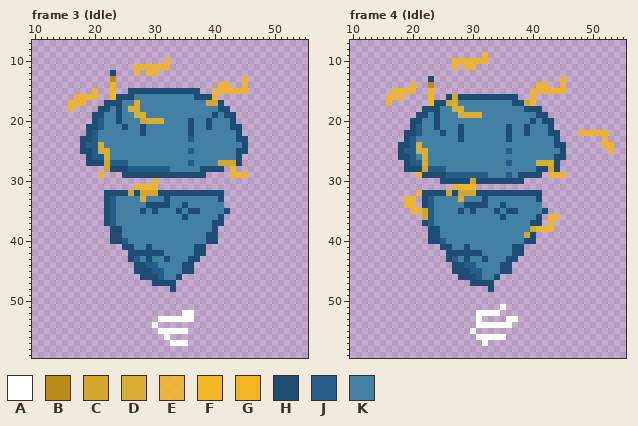
Edited in one commit: pixel-art file (Resources/Aseprite/RobotEnemies.aseprite). That is the earlier state.
64x64 pixels, 52 frames. Colours within 5 levels of each other are drawn and written as one. Shown: frame 3 (Idle): x 10..55, y 7..59; frame 4 (Idle): x 10..55, y 7..59. The commit also changed other frames, which this record leaves out.
Visible layers, top first: "Electricidad", "Roboton".
Palette (. is transparent): A #ffffff  B #bb8c18  C #d3a62c  D #d8ae33  E #f3b61fd9  F #f3b61ff9  G #f3b61f  H #1e4d74  J #245c8a  K #4281a4
Pixels before, frame 3 (Idle) (only the part around the change), first column x 10:
 7 ...........................................
 8 ...........................................
 9 ...........................................
10 ......................E....................
11 .................EEEEEE....................
12 .............H...E.EE......................
13 .............B.....................E.......
14 .............G.................EE..E.......
15 ..........E..G..HHHHHHHHHHHH..EEEEEE.......
16 .......EEEE..GHHHKKKKKKKKKKHHHE............
17 ......EEE...HHHKKDKKKKKKKKKKKCCH...........
18 ......E....HHKHKDDKKKKKKKKKKKKKHH..........
19 ..........HHKKHKKDDKKKKKKKKKKKHKHH.........
20 ..........HJKKHKKKCDDDKKKKHKKHKKKH.........
21 .........HHJKKKHKKHKKKKKKKHKKHKKKHH........
22 .........HJKKKKKKKHKKKKKKKHKKKKKKKH........
23 ........HHJKKKKKKKKKKKKKKKJKKKKKKKHH.......
24 ........HJJDKKKKKKKKKKKKKKKKKKKKKKKH.......
25 ........HHJDDKKKKKKKKKKKKKJKKKKKKKHH.......
26 .........HJJDKKKKKKKKKKKKKKKKKKKKKH........
27 .........HHHCJJJKKKKKKKKKKJKKKKCCCH........
28 ............CHHHJJJJJJJKKKKKHHHH.E.........
29 ...........E...HHHHHHHHHHHHHH....EEE.......
30 ....................E......................
31 .................EEFE......................
32 ............HHHHCHCCCHHHHHHHHHHH...........
33 ............HJKKKKDKKKHKKKKKKKKH...........
34 ............HJKKKKKHHHHKKHKKKKKK...........
35 ............HJKKKKHKHKKKHKHHKKKKH..........
36 ............HJKKKKKKKKKKKHKKKKKH...........
37 ............HJKKKKKKKKKKKKKKKKHH...........
38 .............HHKKKKKKKKKKKKKKKH............
39 .............HHKKKKKKKKKKKKKKHH............
40 .............HHJKKKKKKKKKKKKKHH............
41 ...............HHKKHKKKKKKKHH..............
42 ................HHHHHHKKKKKHH..............
43 ................HJKHKKHKKKHH...............
44 .................HHJJKKKKHH................
45 .................HHHJJKKKHH................
46 ..................HHHJKKH..................
47 ....................HHHH...................
48 .......................H...................
49 ...........................................
50 ...........................................
51 ...........................................
52 .........................AA................
53 .....................AAAAAA................
54 ....................A......................
55 .....................AAAAA.................
56 ......................A....................
57 .......................AAA.................
58 ...........................................
59 ...........................................
Pixels before, frame 4 (Idle) (only the part around the change), first column x 12:
 7 ............................................
 8 ............................................
 9 ....................E.......................
10 ...............EEEEEE.......................
11 ...............E.EE.........................
12 ............................................
13 ...........H.....................E..........
14 ........E..B.................EE..E..........
15 .....EEEE..G................EEEEEE..........
16 ....EEE....G..HCHHHHHHHHHH..E...............
17 ....E......GHHCDKKKKKKKKKHHCE...............
18 ..........HHHKKDDKKKKKKKKKKHHH..............
19 .........HHKHKKKDDDDKKKKKKKKKHH.............
20 ........HHKKHKKKKKKKKKKKKKKKHKHH............
21 ........HJKKHKKKHKKKKKKKHKKHKKKH............
22 .......HHJKKKHKKHKKKKKKKHKKHKKKHH...EEEEE...
23 .......HJKKKKKKKHKKKKKKKHKKKKKKKH.......E...
24 ......HHJDKKKKKKKKKKKKKKKKKKKKKKHH......EE..
25 ......HJJDDKKKKKKKKKKKKKJKKKKKKKKH.......E..
26 ......HHJKDKKKKKKKKKKKKKKKKKKKKKHH..........
27 .......HJJDKKKKKKKKKKKKKJKKKKDDDH...........
28 .......HHHCJJJKKKKKKKKKKKKKKKHHCH...........
29 .........EHHHHJJJJJJJKKKJKHHHH.EEE..........
30 .............HHHHHCHHHHHHHH.................
31 ...............EEFE.........................
32 .........EHHHHCHCCCHHHHHHHHHHH..............
33 .......EE.HJKKKKDKKKHKKKKKKKKH..............
34 .......EE.HJKKKKKHHHHKKHKKKKKK..............
35 ........EECJKKKKHKHKKKHKHHKKKKH.............
36 ..........CJKKKKKKKKKKKHKKKKKH.EE...........
37 ..........HJKKKKKKKKKKKKKKKKHH.E............
38 ...........HHKKKKKKKKKKKKKKKCEEE............
39 ...........HHKKKKKKKKKKKKKKCH...............
40 ...........HHJKKKKKKKKKKKKKHH...............
41 .............HHKKHKKKKKKKHH.................
42 ..............HHHHHHKKKKKHH.................
43 ..............HJKHKKHKKKHH..................
44 ...............HHJJKKKKHH...................
45 ...............HHHJJKKKHH...................
46 ................HHHJKKH.....................
47 ..................HHHH......................
48 .....................H......................
49 ............................................
50 ............................................
51 .......................A....................
52 ...................AAAA.....................
53 ...................A....AA..................
54 ...................AAAAAA...................
55 ..................A.........................
56 ...................AAAAA....................
57 ....................A.......................
58 ............................................
59 ............................................
Once edited:
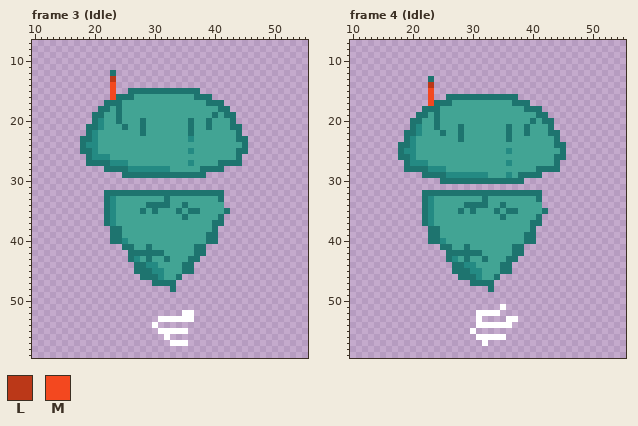
Colours new in this view: L #bb3818  M #f3481f
The exact change:
layer "Electricidad" now hidden
Colour H changes from #1e4d74 to #1e746f.
Colour J changes from #245c8a to #248a83.
Colour K changes from #4281a4 to #42a494.
Frame 3 (Idle):
The edit turns colour C into colour H in row 17 at x 39 to 40; in row 20 at x 28; in row 27 at x 22 and 41 to 43; in row 28 at x 22; in row 32 at x 26 and 28 to 30.
The edit turns colour D into colour J in row 26 at x 22.
The edit turns colour D into colour K in row 17 at x 27; in row 18 at x 26 to 27; in row 19 at x 27 to 28; in row 20 at x 29 to 31; in row 24 at x 21; in row 25 at x 21 to 22.
The edit turns colour D into colour K in row 33 at x 28.
The edit turns colour B into colour L in row 13 at x 23.
The edit turns colour G into colour M in rows 14 to 16 at x 23.
Colour E is removed in row 10 at x 32; in row 11 at x 27 to 32; in row 12 at x 27 and 29 to 30; in row 13 at x 45; in row 14 at x 41 to 42 and 45; in row 15 at x 20 and 40 to 45.
Colour E is removed in row 16 at x 17 to 20 and 40; in row 17 at x 16 to 18; in row 18 at x 16; in row 28 at x 43; in row 29 at x 21 and 43 to 45; in row 30 at x 30.
Colour E is removed in row 31 at x 27 to 28 and 30.
Colour F is removed in row 31 at x 29.
Frame 4 (Idle):
The edit turns colour C into colour H in row 16 at x 27; in row 17 at x 26 and 39; in row 28 at x 22 and 43; in row 30 at x 30; in row 32 at x 26 and 28 to 30; in rows 35 to 36 at x 22.
The edit turns colour C into colour H in row 38 at x 40; in row 39 at x 39.
The edit turns colour D into colour J in row 27 at x 22.
The edit turns colour D into colour K in row 17 at x 27; in row 18 at x 27 to 28; in row 19 at x 28 to 31; in row 24 at x 21; in row 25 at x 21 to 22; in row 26 at x 22.
The edit turns colour D into colour K in row 27 at x 41 to 43; in row 33 at x 28.
The edit turns colour B into colour L in row 14 at x 23.
The edit turns colour G into colour M in rows 15 to 17 at x 23.
Colour E is removed in row 9 at x 32; in row 10 at x 27 to 32; in row 11 at x 27 and 29 to 30; in row 13 at x 45; in row 14 at x 20, 41 to 42 and 45; in row 15 at x 17 to 20 and 40 to 45.
Colour E is removed in row 16 at x 16 to 18 and 40; in row 17 at x 16 and 40; in row 22 at x 48 to 52; in row 23 at x 52; in row 24 at x 52 to 53; in row 25 at x 53.
Colour E is removed in row 29 at x 21 and 43 to 45; in row 31 at x 27 to 28 and 30; in row 32 at x 21; in rows 33 to 34 at x 19 to 20; in row 35 at x 20 to 21; in row 36 at x 43 to 44.
Colour E is removed in row 37 at x 43; in row 38 at x 41 to 43.
Colour F is removed in row 31 at x 29.
Where, in picture pixels (left, top, right, bottom), the same in both pictures:
changed: (68, 58, 248, 292)
changed: (386, 52, 614, 292)
